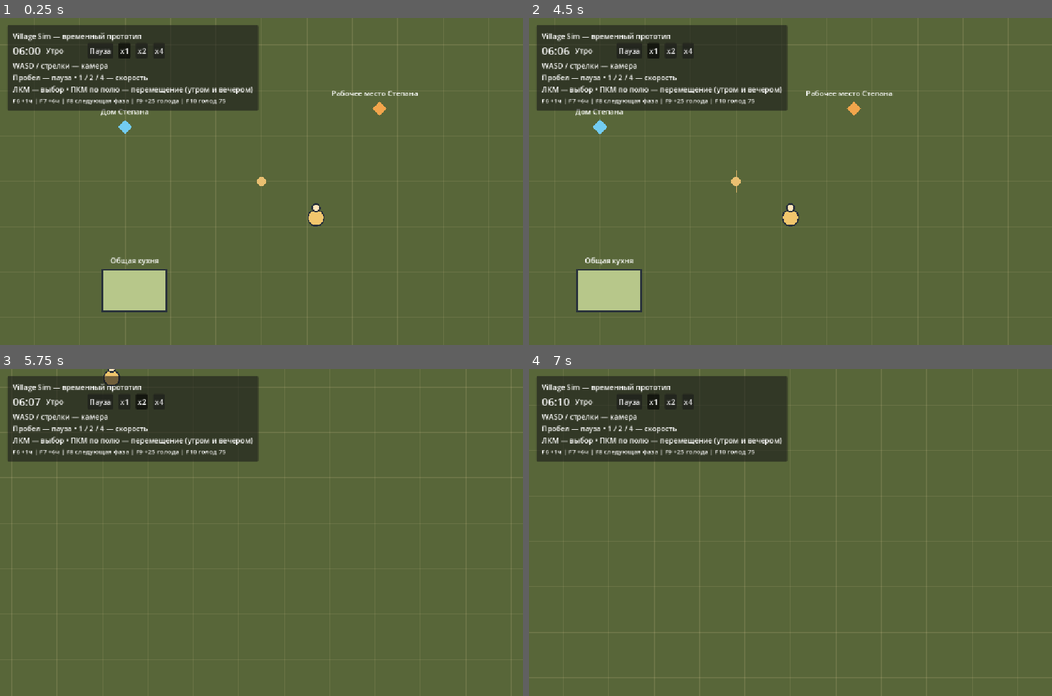
Above: before the commit, frames 1-4 (two rows, left to right).
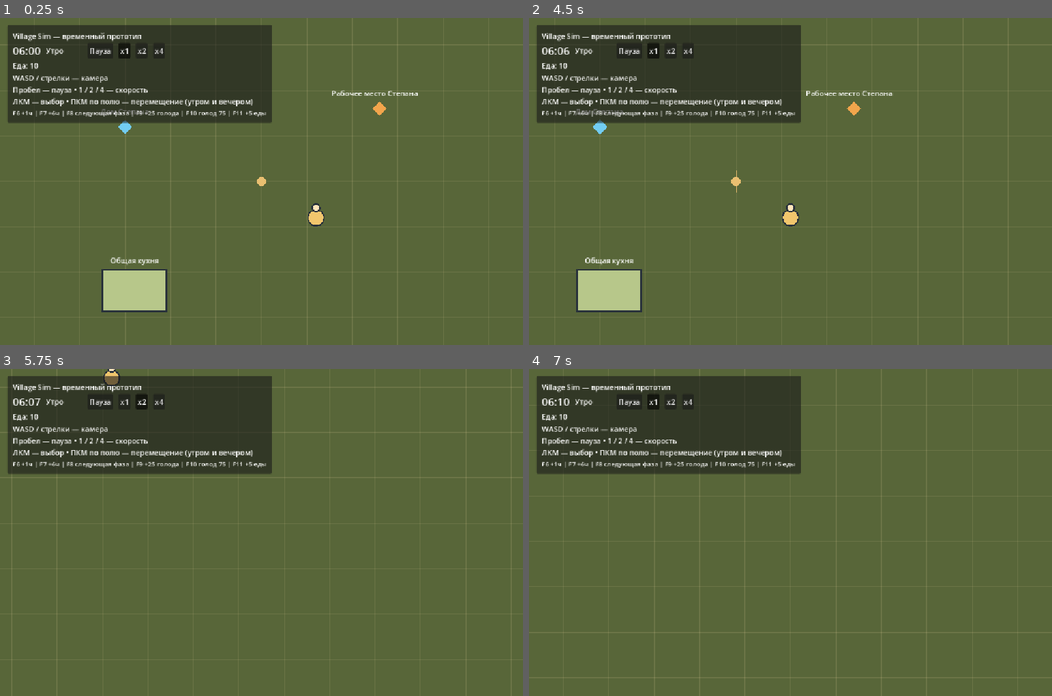
Above: after the commit, the same moments.

Repository: vladlopata5/village-sim
Game: Godot game, scene res://scenes/main.tscn
Same seed, same stepped clock (60 frames per second), same inputs: the game is played once before the commit and once after it.
Inputs (mouse positions are in pixels of both pictures, inside the frame that each line leads up to):
- Up to frame 1 (0.25 s): no input
- Up to frame 2 (4.5 s): click "Пауза" at 0.5 s; click "Продолжить" at 1.25 s; click "x1" at 2 s; click "x2" at 2.75 s; click "x4" at 3.5 s; tap Enter at 4.25 s; move the mouse to (905, 165) at 4.27 s; hold D from 4.28 s (still down); tap 1 at 4.35 s; click (905, 165) at 4.42 s
- Up to frame 3 (5.75 s): tap Space at 4.52, 5.27 s; move the mouse to (156, 548) at 5.02 s; release D at 5.03 s; hold S from 5.03 s (still down); tap 2 at 5.1 s; click (156, 548) at 5.17 s
- Up to frame 4 (7 s): move the mouse to (842, 460) at 5.77 s; release S at 5.78 s; hold D 5.78-6.53 s; tap 4 at 5.85 s; click (842, 460) at 5.92 s; tap Space at 6.5, 6.77 s; move the mouse to (764, 597) at 6.52 s; hold W from 6.53 s (still down); tap 1 at 6.6 s; click (764, 597) at 6.67 s

The runs differ from the first frame. In frame 1, 4.1% of the frame differs, in the area x 1-52%, y 2-33%; in frame 2, 4.1%; in frame 3, 4.1%; in frame 4, 4.1%.

Commit message:
Consume settlement food on meals and handle empty stock

Diff:
--- a/scripts/main.gd
+++ b/scripts/main.gd
@@ -6,6 +6,10 @@
 const BuildingData = preload("res://scripts/building_data.gd")
 const BuildingType = preload("res://scripts/building_type.gd")
 const BuildingView2D = preload("res://scenes/building_view_2d.tscn")
+const ResourceType = preload("res://scripts/resource_type.gd")
+const SettlementStorage = preload("res://scripts/settlement_storage.gd")
+var settlement_storage = SettlementStorage.new()
+var food_label: Label
 var buildings: Array[BuildingData] = []
 var kitchen_data: BuildingData
 var world_locations = WorldLocations2D.new()
@@ -23,10 +27,13 @@
 
 func _ready() -> void:
 	$HUD/ResidentCard.bind_selection(resident_selection)
+	settlement_storage.add(ResourceType.Type.FOOD, 10)
 	_create_test_resident()
 	_create_test_kitchen()
-	$ResidentNeedsController.setup(game_time, resident_data, buildings, world_locations, resident_intents, resident_schedule)
+	$ResidentNeedsController.setup(game_time, resident_data, buildings, world_locations, resident_intents, resident_schedule, settlement_storage)
 	_build_hud()
+	settlement_storage.changed.connect(_update_food)
+	_update_food(ResourceType.Type.FOOD, settlement_storage.get_amount(ResourceType.Type.FOOD))
 	game_time.minute_changed.connect(_update_clock)
 	game_time.phase_changed.connect(field.show_phase)
 	game_time.phase_changed.connect(_update_phase)
@@ -70,11 +77,13 @@
 		button.pressed.connect(game_time.set_speed.bind(multiplier))
 		row.add_child(button)
 		speed_buttons.append(button)
+	food_label = Label.new()
+	column.add_child(food_label)
 	var help := Label.new()
 	help.text = "WASD / стрелки — камера\nПробел — пауза • 1 / 2 / 4 — скорость\nЛКМ — выбор • ПКМ по полю — перемещение (утром и вечером)"
 	column.add_child(help)
 	var debug_help := Label.new()
-	debug_help.text = "F6 +1ч | F7 +6ч | F8 следующая фаза | F9 +25 голода | F10 голод 75"
+	debug_help.text = "F6 +1ч | F7 +6ч | F8 следующая фаза | F9 +25 голода | F10 голод 75 | F11 +5 еды"
 	debug_help.add_theme_font_size_override("font_size", 14)
 	column.add_child(debug_help)
 	_update_pause()
@@ -92,6 +101,7 @@
 		KEY_F8: game_time.debug_next_phase()
 		KEY_F9: _debug_add_hunger()
 		KEY_F10: _debug_set_hunger()
+		KEY_F11: settlement_storage.add(ResourceType.Type.FOOD, 5)
 		_: return
 	get_viewport().set_input_as_handled()
 
@@ -104,6 +114,10 @@
 	var selected = resident_selection.selected_resident
 	if selected != null:
 		selected.hunger = 75
+
+func _update_food(resource: ResourceType.Type, amount: int) -> void:
+	if resource == ResourceType.Type.FOOD:
+		food_label.text = "Еда: %d" % amount
 
 func _toggle_pause() -> void:
 	game_time.toggle_pause()
--- a/scripts/resident_needs_controller.gd
+++ b/scripts/resident_needs_controller.gd
@@ -7,6 +7,13 @@
 const IntentController = preload("res://scripts/resident_intent_controller.gd")
 const Schedule = preload("res://scripts/resident_schedule_controller.gd")
 const Activity = preload("res://scripts/resident_activity.gd")
+const Storage = preload("res://scripts/settlement_storage.gd")
+const ResourceType = preload("res://scripts/resource_type.gd")
+signal developer_message(message: String)
+const FAILED_ATTEMPT_MINUTES := 5
+var _storage: Storage
+var _waiting_for_food := false
+var _empty_attempt := false
 const EAT_PRIORITY := 75
 const HUNGER_THRESHOLD := 70
 const MEAL_MINUTES := 30
@@ -21,13 +28,15 @@
 var _meal_started_at: int = 0
 var _minutes_left: int = 0
 
-func setup(clock: Node, data: Data, buildings: Array[BuildingData], locations: RefCounted, intents: IntentController, schedule: Schedule) -> void:
+func setup(clock: Node, data: Data, buildings: Array[BuildingData], locations: RefCounted, intents: IntentController, schedule: Schedule, storage: Storage) -> void:
 	_clock = clock
 	_data = data
 	_buildings = buildings
 	_locations = locations
 	_intents = intents
 	_schedule = schedule
+	_storage = storage
+	_storage.changed.connect(_on_storage_changed)
 	_data.hunger_changed.connect(evaluate)
 	_clock.minute_changed.connect(_on_minute_changed)
 	_clock.phase_changed.connect(_on_phase_changed)
@@ -36,7 +45,7 @@
 	evaluate()
 
 func evaluate() -> void:
-	if _meal_active:
+	if _meal_active or _waiting_for_food:
 		return
 	if _eat_intent != null:
 		if _intents.current_intent == _eat_intent:
@@ -72,17 +81,15 @@
 	_eat_intent = null
 	_meal_active = true
 	_meal_started_at = _clock.total_minutes
-	_minutes_left = MEAL_MINUTES
+	_empty_attempt = _storage.get_amount(ResourceType.Type.FOOD) == 0
+	_minutes_left = FAILED_ATTEMPT_MINUTES if _empty_attempt else MEAL_MINUTES
 	_data.activity = Activity.Type.EATING
 
 func _on_minute_changed(total_minutes: int) -> void:
 	if _meal_active and total_minutes > _meal_started_at:
 		_minutes_left -= 1
 		if _minutes_left == 0:
-			_meal_active = false
-			_data.activity = Activity.Type.IDLE
-			_data.hunger -= 60
-			_schedule.resume_current_phase()
+			_finish_meal()
 	evaluate()
 
 func _on_phase_changed(_phase: String) -> void:
@@ -96,3 +103,28 @@
 			_data.activity = Activity.Type.IDLE
 	else:
 		evaluate()
+
+func _finish_meal() -> void:
+	# Keep the meal guard during changed emission; do not start a second meal.
+	var consumed := _storage.try_consume(ResourceType.Type.FOOD, 1)
+	_meal_active = false
+	_data.activity = Activity.Type.IDLE
+	if consumed:
+		_data.hunger -= 60
+		_schedule.resume_current_phase()
+	else:
+		_waiting_for_food = true
+		var message := "%s не смог поесть: нет еды." % _data.resident_name
+		developer_message.emit(message)
+		print(message)
+
+func _on_storage_changed(resource: ResourceType.Type, amount: int) -> void:
+	if resource != ResourceType.Type.FOOD or amount <= 0:
+		return
+	_waiting_for_food = false
+	if _meal_active and _empty_attempt:
+		# Restocking starts a full meal, never a five-minute successful meal.
+		_empty_attempt = false
+		_meal_started_at = _clock.total_minutes
+		_minutes_left = MEAL_MINUTES
+	evaluate()
--- /dev/null
+++ b/scripts/resource_type.gd
@@ -0,0 +1,3 @@
+extends RefCounted
+## Settlement resource categories, independent of building categories.
+enum Type { FOOD }
--- /dev/null
+++ b/scripts/settlement_storage.gd
@@ -0,0 +1,21 @@
+extends RefCounted
+## One shared stock, without a physical storage building or inventory UI.
+const ResourceType = preload("res://scripts/resource_type.gd")
+signal changed(resource: ResourceType.Type, amount: int)
+var _amounts: Dictionary = {}
+
+func get_amount(resource: ResourceType.Type) -> int:
+	return _amounts.get(resource, 0)
+
+func add(resource: ResourceType.Type, amount: int) -> void:
+	if amount <= 0:
+		return
+	_amounts[resource] = get_amount(resource) + amount
+	changed.emit(resource, get_amount(resource))
+
+func try_consume(resource: ResourceType.Type, amount: int) -> bool:
+	if amount <= 0 or get_amount(resource) < amount:
+		return false
+	_amounts[resource] = get_amount(resource) - amount
+	changed.emit(resource, get_amount(resource))
+	return true
--- /dev/null
+++ b/tests/test_settlement_storage.gd
@@ -0,0 +1,125 @@
+extends SceneTree
+const Storage = preload("res://scripts/settlement_storage.gd")
+const ResourceType = preload("res://scripts/resource_type.gd")
+const Activity = preload("res://scripts/resident_activity.gd")
+var failures := 0
+func _initialize() -> void:
+	call_deferred("_run")
+func check(condition: bool, message: String) -> void:
+	if not condition:
+		failures += 1
+		push_error(message)
+func key(code: Key, echo: bool = false) -> void:
+	for pressed in [true, false]:
+		var event := InputEventKey.new()
+		event.physical_keycode = code
+		event.pressed = pressed
+		event.echo = echo
+		root.push_input(event, true)
+func make_scene() -> Node:
+	var scene = load("res://scenes/main.tscn").instantiate()
+	root.add_child(scene)
+	scene.game_time.set_process(false)
+	scene.resident_view.set_process(false)
+	return scene
+func _run() -> void:
+	var stock = Storage.new()
+	check(stock.get_amount(ResourceType.Type.FOOD) == 0, "Uninitialized resource is zero")
+	stock.add(ResourceType.Type.FOOD, 10)
+	check(stock.try_consume(ResourceType.Type.FOOD, 1) and stock.get_amount(ResourceType.Type.FOOD) == 9, "Consumes exactly one resource")
+	check(not stock.try_consume(ResourceType.Type.FOOD, 10) and stock.get_amount(ResourceType.Type.FOOD) == 9, "Insufficient consumption is atomic")
+	stock.add(ResourceType.Type.FOOD, -5)
+	check(not stock.try_consume(ResourceType.Type.FOOD, -1) and not stock.try_consume(ResourceType.Type.FOOD, 0) and stock.get_amount(ResourceType.Type.FOOD) == 9, "Invalid operations cannot create or remove stock")
+	for speed in [1, 2, 4]:
+		var scene = make_scene()
+		var clock = scene.game_time
+		var data = scene.resident_data
+		var view = scene.resident_view
+		stock = scene.settlement_storage
+		check(stock.get_amount(ResourceType.Type.FOOD) == 10 and scene.food_label.text == "Еда: 10", "Starting food and UI")
+		clock.set_speed(speed)
+		scene.resident_selection.select(data)
+		key(KEY_F8)
+		view._process(20.0)
+		key(KEY_F10)
+		view._process(20.0)
+		check(data.activity == Activity.Type.EATING and stock.get_amount(ResourceType.Type.FOOD) == 10, "Meal starts without reserving resource")
+		clock.advance(29.0 / speed)
+		check(stock.get_amount(ResourceType.Type.FOOD) == 10, "Food not consumed before meal completion")
+		clock.advance(1.0 / speed)
+		check(stock.get_amount(ResourceType.Type.FOOD) == 9 and scene.food_label.text == "Еда: 9" and data.hunger == 17, "Completion consumes 1, updates UI and reduces hunger")
+		check(scene.resident_intents.current_intent.reason_id == &"day_work", "Successful meal resumes daytime work")
+		stock.try_consume(ResourceType.Type.FOOD, 9)
+		var messages: Array[String] = []
+		scene.get_node("ResidentNeedsController").developer_message.connect(func(message: String): messages.append(message))
+		key(KEY_F10)
+		view._process(20.0)
+		check(data.activity == Activity.Type.EATING, "Empty stock begins short failed attempt")
+		paused = true
+		clock.advance(100.0)
+		check(data.activity == Activity.Type.EATING and messages.is_empty(), "Paused failed attempt does not progress")
+		paused = false
+		clock.advance(4.0 / speed)
+		check(data.activity == Activity.Type.EATING, "Short attempt lasts five game minutes")
+		var before: int = data.hunger
+		clock.advance(1.0 / speed)
+		check(data.activity == Activity.Type.IDLE and data.hunger >= before and stock.get_amount(ResourceType.Type.FOOD) == 0, "Empty stock does not reduce hunger and exits EATING")
+		check(messages == ["Степан не смог поесть: нет еды."], "One developer message emitted")
+		clock.advance(60.0 / speed)
+		check(data.activity == Activity.Type.IDLE and messages.size() == 1, "Empty stock never loops failed meals")
+		paused = true
+		var minute: int = clock.total_minutes
+		key(KEY_F11)
+		check(stock.get_amount(ResourceType.Type.FOOD) == 5 and scene.food_label.text == "Еда: 5" and data.activity == Activity.Type.EATING, "F11 restocks and unblocks hungry resident")
+		key(KEY_F11, true)
+		check(stock.get_amount(ResourceType.Type.FOOD) == 5 and clock.total_minutes == minute, "F11 ignores held echo and leaves paused time alone")
+		paused = false
+		clock.advance(30.0 / speed)
+		check(stock.get_amount(ResourceType.Type.FOOD) == 4 and data.hunger < 70, "Restocked meal consumes one and satisfies hunger")
+		check(data.fatigue == 35 and data.mood == 65, "Storage does not alter fatigue or mood")
+		scene.free()
+	# Stock may disappear during a normal meal: check again at completion.
+	var scene = make_scene()
+	var clock = scene.game_time
+	var data = scene.resident_data
+	var view = scene.resident_view
+	stock = scene.settlement_storage
+	data.hunger = 75
+	view._process(20.0)
+	stock.try_consume(ResourceType.Type.FOOD, 10)
+	clock.advance(30.0)
+	check(data.activity == Activity.Type.IDLE and data.hunger == 77 and stock.get_amount(ResourceType.Type.FOOD) == 0, "Depleted during meal gets no free hunger reduction")
+	scene.free()
+	# Restocking during the short attempt starts a full 30-minute meal.
+	scene = make_scene()
+	clock = scene.game_time
+	data = scene.resident_data
+	view = scene.resident_view
+	stock = scene.settlement_storage
+	stock.try_consume(ResourceType.Type.FOOD, 10)
+	data.hunger = 75
+	view._process(20.0)
+	clock.advance(4.0)
+	key(KEY_F11)
+	clock.advance(29.0)
+	check(data.activity == Activity.Type.EATING and stock.get_amount(ResourceType.Type.FOOD) == 5, "Restocking short attempt does not grant instant meal")
+	clock.advance(1.0)
+	check(stock.get_amount(ResourceType.Type.FOOD) == 4 and data.hunger < 70, "Full meal after mid-attempt restock succeeds")
+	scene.free()
+	# Night cancels without consuming food.
+	scene = make_scene()
+	clock = scene.game_time
+	data = scene.resident_data
+	view = scene.resident_view
+	stock = scene.settlement_storage
+	clock.debug_next_phase()
+	clock.debug_next_phase()
+	data.hunger = 75
+	view._process(20.0)
+	clock.total_minutes = 1379
+	clock.advance(1.0)
+	check(scene.resident_intents.current_intent.reason_id == &"night_home" and stock.get_amount(ResourceType.Type.FOOD) == 10, "Interrupted meal consumes nothing")
+	scene.free()
+	paused = false
+	print("Storage checks: ", "PASS" if failures == 0 else "FAIL (%d)" % failures)
+	quit(0 if failures == 0 else 1)
Not shown, added: scripts/resource_type.gd.uid
Not shown, added: scripts/settlement_storage.gd.uid
Not shown, added: tests/test_settlement_storage.gd.uid
Not shown, changed: docs/DECISIONS.md
Not shown, changed: docs/PHASE_4.md
Not shown, changed: docs/ROADMAP.md
